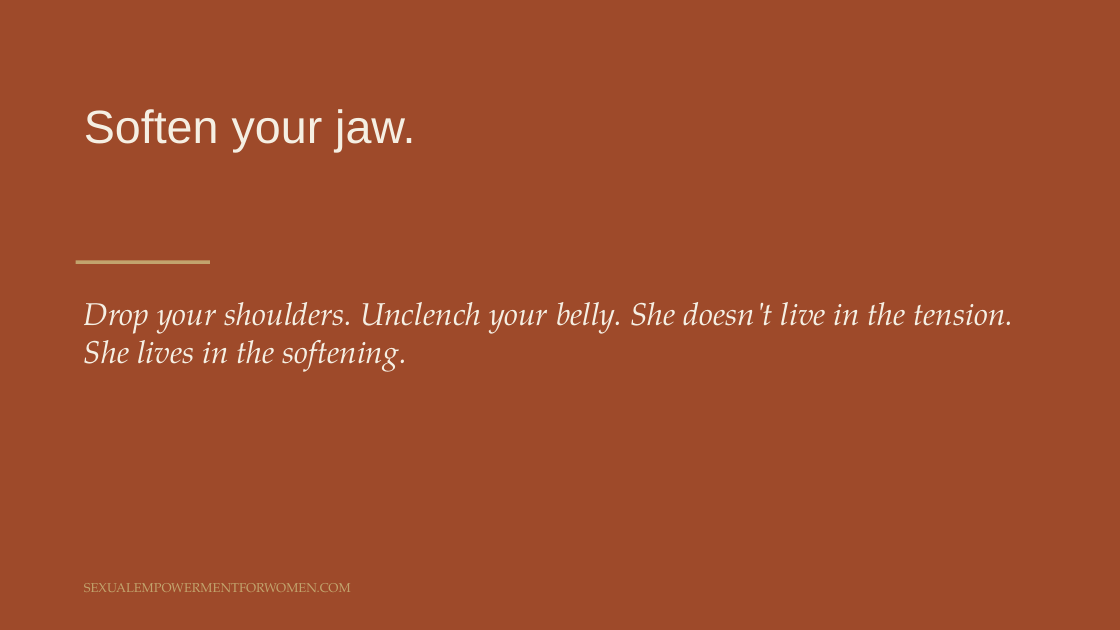
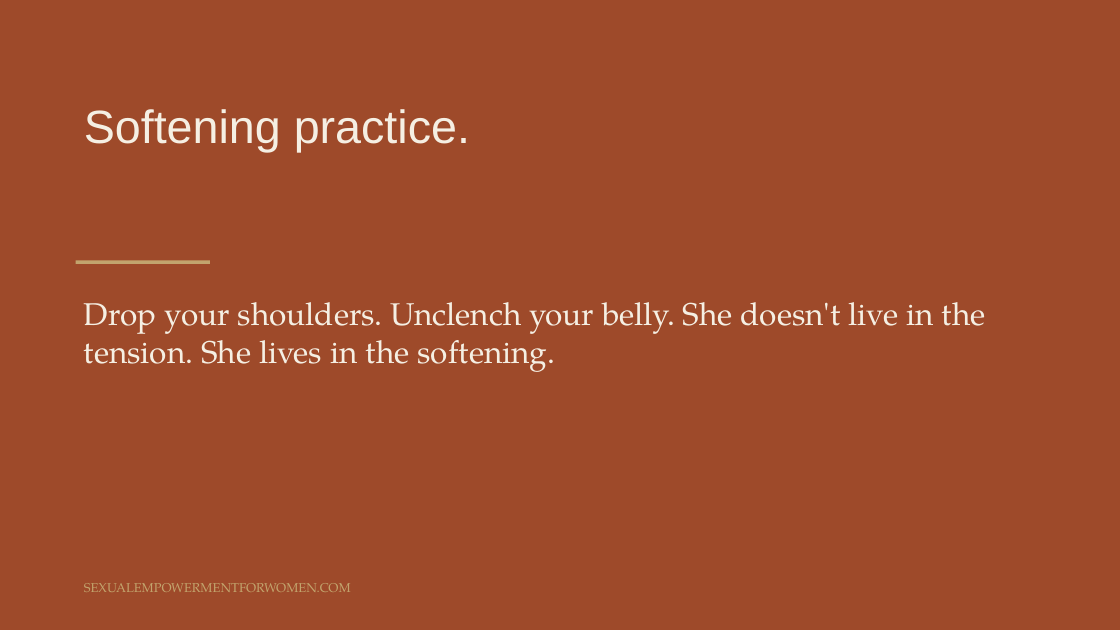
Before and after one commit to tarisha-starr/GitHub-folder, a slide deck: slide 4 of content/sessions/slides/Session-1-Coming-Home-to-Yourself.pptx. Drawn at 1120x630 pixels with LibreOffice and Linux fonts; fonts in the diff are those of the drawing. Boxes give left, top, right and bottom in pixels: in the first picture for what was removed or moved away, otherwise in the second. Text is boxed around its words. In the diff, an @@ line names an element or a change of style, - is before the commit and + after.

```diff
--- a/content/sessions/slides/Session-1-Coming-Home-to-Yourself.pptx
+++ b/content/sessions/slides/Session-1-Coming-Home-to-Yourself.pptx
@@ text at (x1=84, y1=109, x2=470, y2=152): text changed @@
-Soften your jaw.
+Softening practice.
@@ text "Drop your shoulders. Unclench your ..." at (x1=84, y1=302, x2=986, y2=372): italic off @@
```
Also in this commit, not shown: 15 other slides changed, 2 other files.
